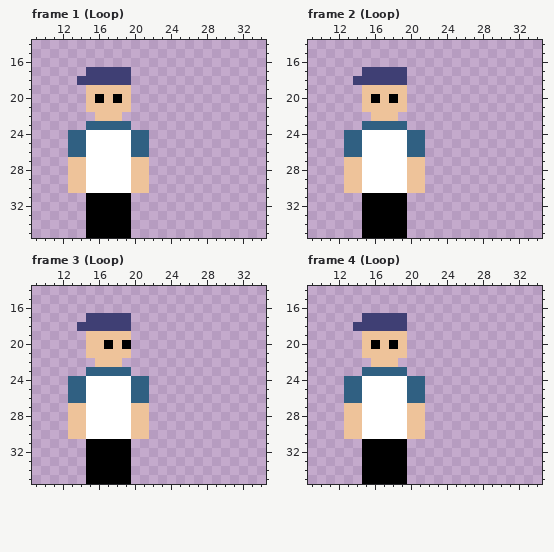
One commit to this pixel-art file: conspiracy-game-jam/Sprites/Aseprite/PlayerMovement.aseprite. This is how it looked before the edit.
27x39 pixels, 13 frames. Shown: frame 1 (Loop): x 9..34, y 14..35; frame 2 (Loop): x 9..34, y 14..35; frame 3 (Loop): x 9..34, y 14..35; frame 4 (Loop): x 9..34, y 14..35. The old version is drawn lined up with the new one, on the new canvas. The commit also changed other frames, which this record leaves out.
Now the later version:
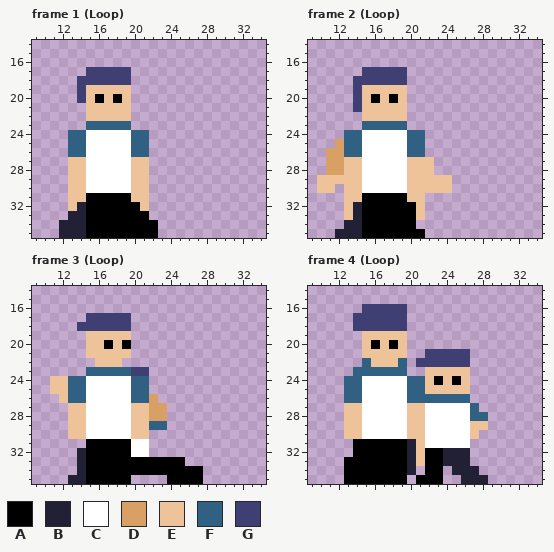
Palette (. is transparent): A #000000  B #222034  C #ffffff  D #d9a066  E #eec39a  F #306082  G #3f3f74
Diff:
canvas 27x39 -> 35x36, the old top-left corner now at 9,-3 (the part of the old canvas that was cut away was empty and is not shown)
Frame 1 (Loop):
y 19..20: x 14 . -> G
y 22: x 15 . -> E; x 19 . -> E
y 31: x 13..14 .. -> EE; x 20..21 .. -> EE
y 32: x 13..14 .. -> EB; x 20..21 .. -> AE
y 33: x 13..14 .. -> BB; x 20..21 .. -> AA
y 34..35: x 12..14 ... -> BBB; x 20..22 ... -> AAA
Frame 2 (Loop):
y 19..21: x 14 . -> G
y 22: x 15 . -> E; x 19 . -> E
y 25: x 12 . -> D
y 26: x 11..12 .. -> DD
y 27..28: x 11..12 .. -> DD; x 22 . -> E
y 29: x 10..12 ... -> EEE; x 22..24 ... -> EEE
y 30: x 10..11 .. -> EE; x 22..24 ... -> EEE
y 31: x 13..14 .. -> EE; x 20..21 .. -> EE
y 32..33: x 13..14 .. -> EB; x 20..21 .. -> AE
y 34: x 13..14 .. -> BB; x 20 . -> A
y 35: x 12..14 ... -> BBB; x 20..21 .. -> AA
Frame 3 (Loop):
y 23: x 20..21 .. -> GG
y 24..25: x 11..12 .. -> EE
y 26: x 12 . -> E; x 22 . -> D
y 27..28: x 22..23 .. -> DD
y 29: x 22..23 .. -> FF
y 31: x 20..21 .. -> CC
y 32: x 14 . -> B; x 20..21 .. -> CC
y 33: x 14 . -> B; x 20..25 ...... -> AAAAAA
y 34: x 14 . -> B; x 20..27 ........ -> AAAAAAAA
y 35: x 13..14 .. -> BB; x 24..27 .... -> AAAA
Frame 4 (Loop):
y 16: x 15..19 ..... -> GGGGG
y 17: x 14 . -> G
y 21: x 22..26 ..... -> GGGGG
y 22: x 15 . -> F; x 19 . -> F; x 21..26 ...... -> GGGGGG
y 23: x 14 . -> F; x 22..26 ..... -> EEEEE
y 24: x 22..26 ..... -> EAEAE
y 25: x 22..26 ..... -> EEEEE
y 26: x 22..26 ..... -> FFFFF
y 27: x 22..27 ...... -> CCCCCF
y 28: x 22..28 ....... -> CCCCCFF
y 29: x 22..28 ....... -> CCCCCEE
y 30: x 22..27 ...... -> CCCCCE
y 31: x 14 . -> A; x 20..26 ....... -> BECCCCC
y 32: x 14 . -> A; x 20..26 ....... -> BEAABBB
y 33: x 13..14 .. -> AA; x 20..26 ....... -> BEAABBB
y 34: x 13..14 .. -> AA; x 20 . -> B; x 22..23 .. -> AA; x 25..27 ... -> BBB
y 35: x 13..14 .. -> AA; x 21..23 ... -> AAA; x 26..28 ... -> BBB
